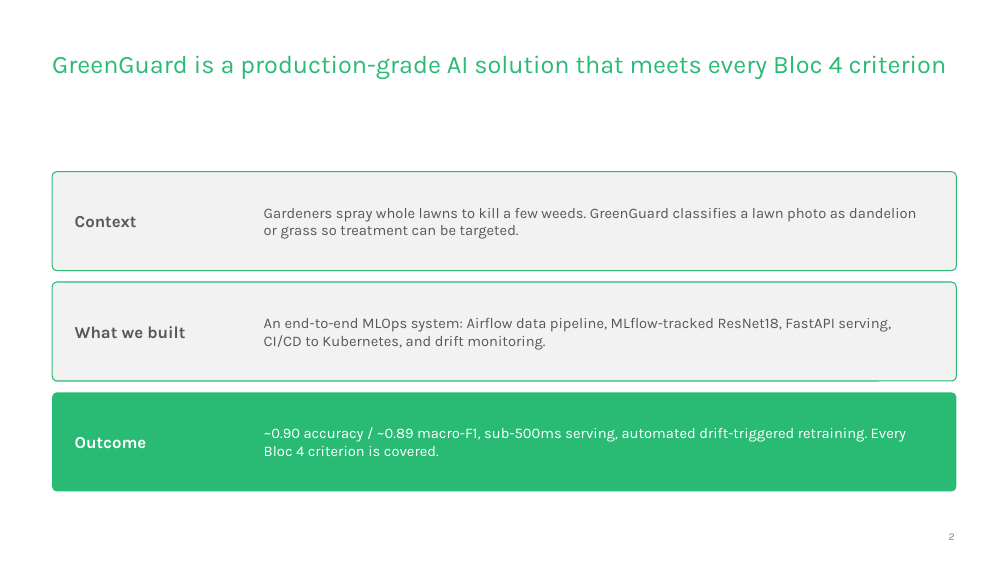
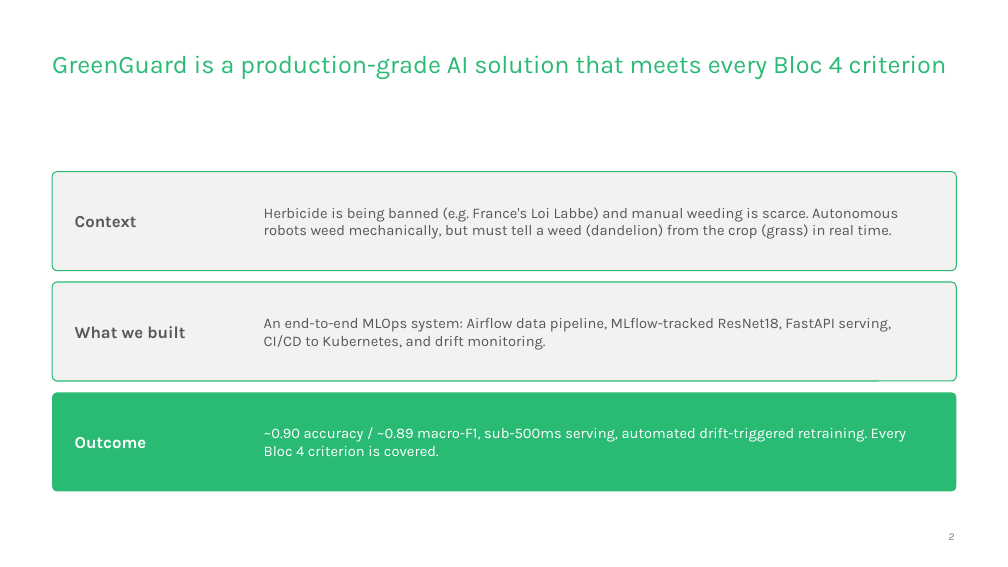
Before and after one commit to enzoberreur/ml-ops-dandelion-classifier, a slide deck: slide 2 of deliverables/presentation.pptx. Drawn at 1008x567 pixels with LibreOffice and Linux fonts; fonts in the diff are those of the drawing. Boxes give left, top, right and bottom in pixels: in the first picture for what was removed or moved away, otherwise in the second. Text is boxed around its words. In the diff, an @@ line names an element or a change of style, - is before the commit and + after.

```diff
--- a/deliverables/presentation.pptx
+++ b/deliverables/presentation.pptx
@@ text at bbox=[264, 207, 898, 239]: text changed @@
-Gardeners spray whole lawns to kill a few weeds. GreenGuard classifies a lawn photo as dandelion or grass so treatment can be targeted.
+Herbicide is being banned (e.g. France's Loi Labbe) and manual weeding is scarce. Autonomous robots weed mechanically, but must tell a weed (dandelion) from the crop (grass) in real time.
```
Also in this commit, not shown: 4 other slides changed, 3 other files.
